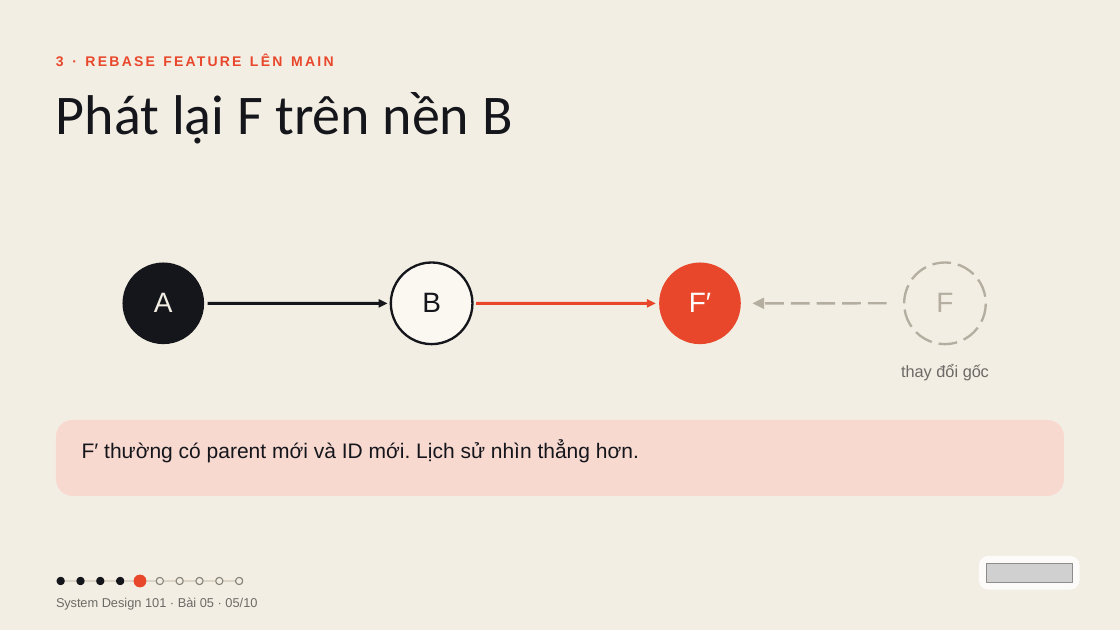
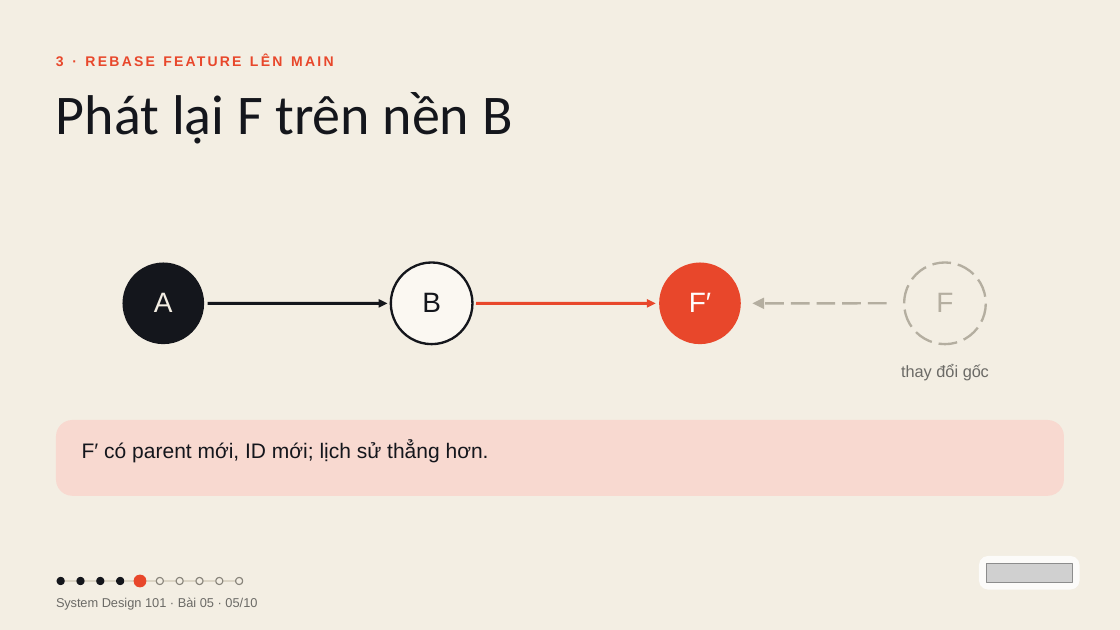
Before and after one commit to vohoailinh90/tool-marketing-studio, a slide deck: slide 5 of system-design-101/vi/lessons/sd-09-005/slides/sd-09-005.pptx. Drawn at 1120x630 pixels with LibreOffice and Linux fonts; fonts in the diff are those of the drawing; grey boxes stand for pictures. Boxes give left, top, right and bottom in pixels: in the first picture for what was removed or moved away, otherwise in the second. Text is boxed around its words. In the diff, an @@ line names an element or a change of style, - is before the commit and + after.

```diff
--- a/system-design-101/vi/lessons/sd-09-005/slides/sd-09-005.pptx
+++ b/system-design-101/vi/lessons/sd-09-005/slides/sd-09-005.pptx
@@ text at [82,442,489,463]: text changed @@
-F′ thường có parent mới và ID mới. Lịch sử nhìn thẳng hơn.
+F′ có parent mới, ID mới; lịch sử thẳng hơn.
```
Also in this commit, not shown: 1 other slide changed, 4 other files.
